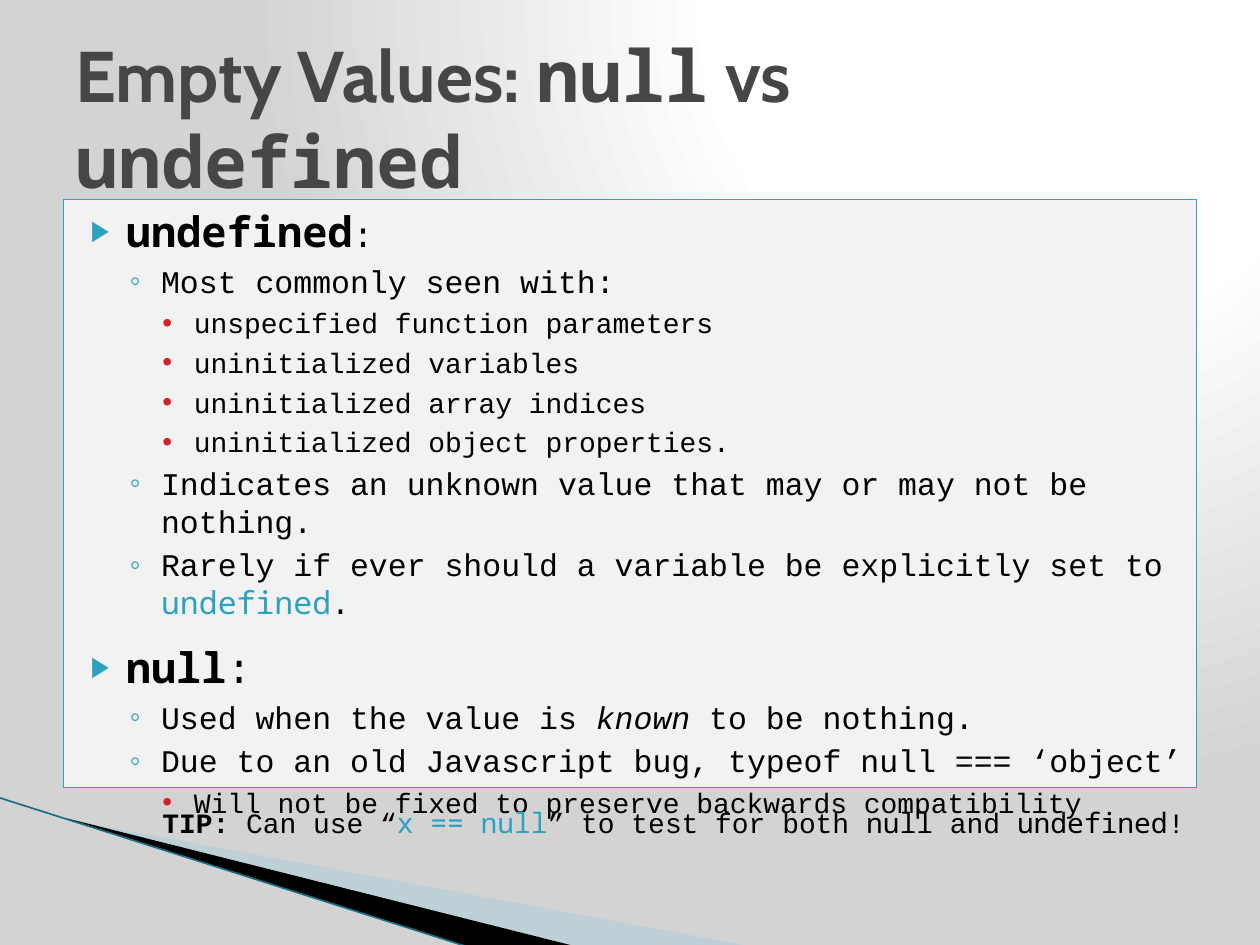
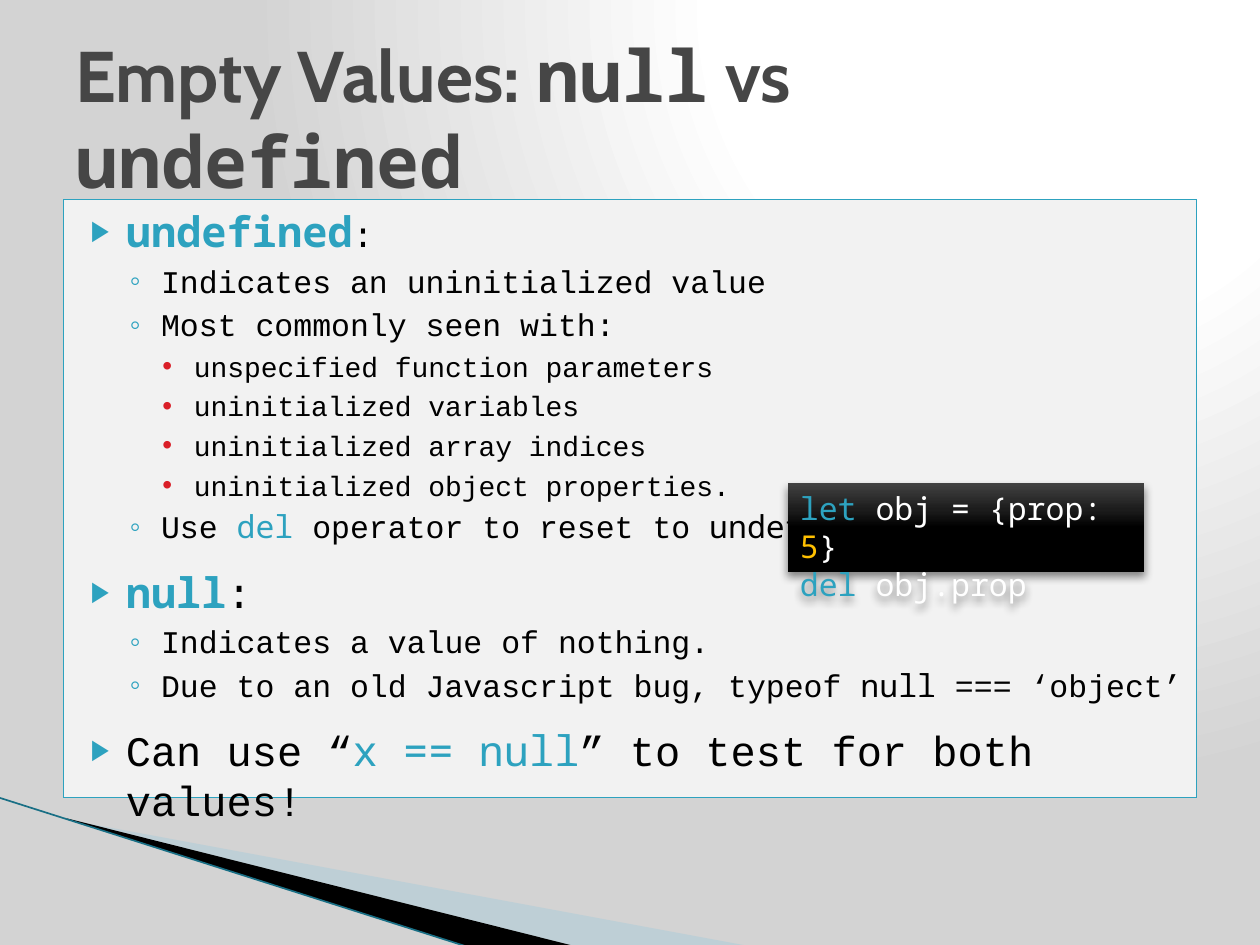
Before and after one commit to j-steve/temp, a slide deck: slide 5 of JavaScript JQuery training.pptx. Drawn at 1260x945 pixels with LibreOffice and Linux fonts; fonts in the diff are those of the drawing; background and template pictures are left out. Boxes give left, top, right and bottom in pixels: in the first picture for what was removed or moved away, otherwise in the second. Text is boxed around its words. In the diff, an @@ line names an element or a change of style, - is before the commit and + after.

```diff
--- a/JavaScript JQuery training.pptx
+++ b/JavaScript JQuery training.pptx
@@ text "undefined:": place and size @@
-text "undefined:" at bbox=[63, 199, 1197, 788]
+text "undefined:" at bbox=[63, 199, 1197, 798]
@@ text at bbox=[126, 214, 1182, 704]: text colour #000000 to #2DA2BF in "undefined:", "null:"; font Courier New to Noto Sans Mono in "null" @@
@@ text at bbox=[161, 270, 765, 294]: paragraph added @@
+  ◦ Indicates an uninitialized value
@@ text at bbox=[161, 509, 898, 547]: text changed @@
-  ◦ Indicates an unknown value that may or may not be nothing.
-  ◦ Rarely if ever should a variable be explicitly set to undefined.
+  ◦ Use del operator to reset to undefined:
@@ rectangle added at bbox=[788, 483, 1144, 572], fill gradient #000000 to #1D1D1D to #424242, 18 pt, text #FFFFFF @@
+let obj = {prop: 5}
+del obj.prop
@@ text at bbox=[161, 631, 709, 660]: text changed @@
-  ◦ Used when the value is known to be nothing.
+  ◦ Indicates a value of nothing.
@@ text at bbox=[126, 734, 1033, 817]: text changed; size 16 to 24 pt @@
-    • Will not be fixed to preserve backwards compatibility
+▶ Can use “x == null” to test for both values!
@@ text removed at bbox=[162, 807, 1185, 834] @@
-TIP: Can use “x == null” to test for both null and undefined!
```
Also in this commit, not shown: 2 other slides changed.
